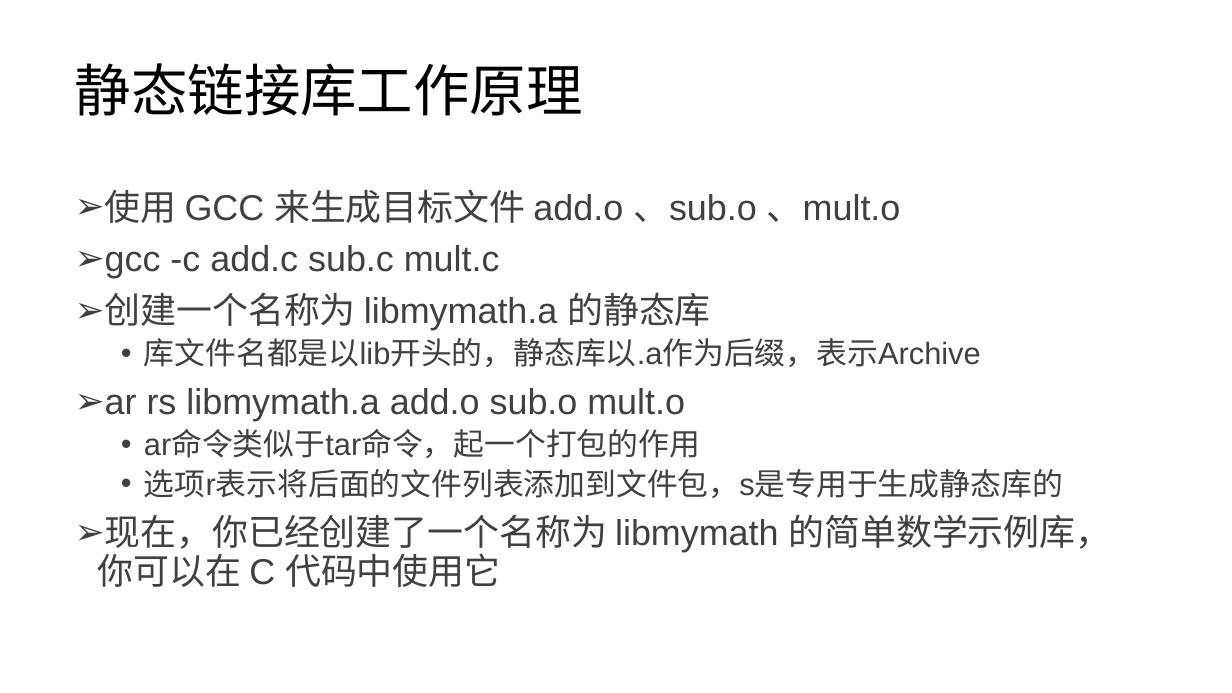
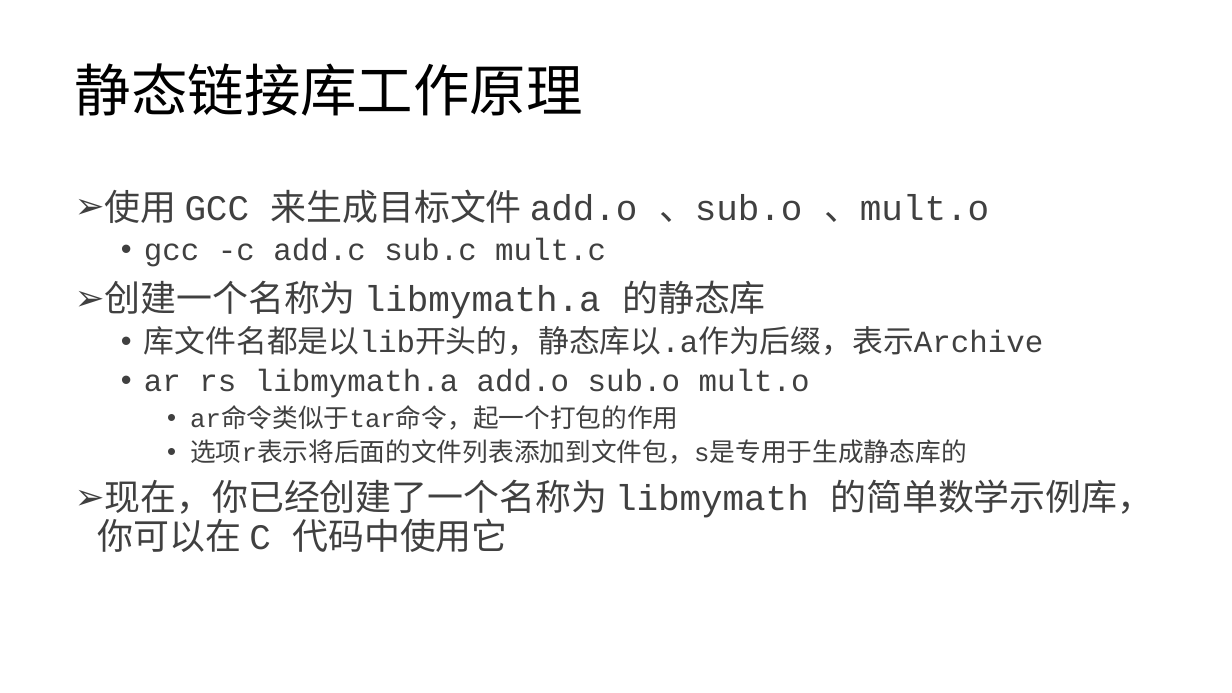
Before and after one commit to lezhang-thu/c-programming, a slide deck: slide 32 of 数据结构+算法/2022秋季-计算机基础与程序设计-数据结构-算法.pptx (slide 31 before the commit). Drawn at 1232x693 pixels with LibreOffice and Linux fonts; fonts in the diff are those of the drawing. Boxes give left, top, right and bottom in pixels: in the first picture for what was removed or moved away, otherwise in the second. Text is boxed around its words. In the diff, an @@ line names an element or a change of style, - is before the commit and + after.

```diff
--- a/数据结构+算法/2022秋季-计算机基础与程序设计-数据结构-算法.pptx
+++ b/数据结构+算法/2022秋季-计算机基础与程序设计-数据结构-算法.pptx
@@ text "使用 GCC 来生成目标文件 add.o 、sub.o ..." at <box>98,189,1153,552</box>: font Arial to Courier New; size 28 to 24 pt in "gcc -c add.c sub.c mult.c", "ar rs libmymath.a add.o sub.o mult.o"; size 24 to 20 pt in "ar命令类似于tar命令，起一个打包的作用", "选项r表示将后面的文件列表添加到文件包，s是专用于生成静态库的"; bullet ➢ to •; list level 1 to 2 in "gcc -c add.c sub.c mult.c"; list level 1 to 2 in "ar rs libmymath.a add.o sub.o ..."; list level 2 to 3 in "ar命令类似于tar命令，起一个打包的作用"; list level 2 to 3 in "选项r表示将后面的文件列表添加到文件包，s是专用于生成静态库的" @@
```
Also in this commit, not shown: 9 other slides changed, 1 slide added, 6 other files.
